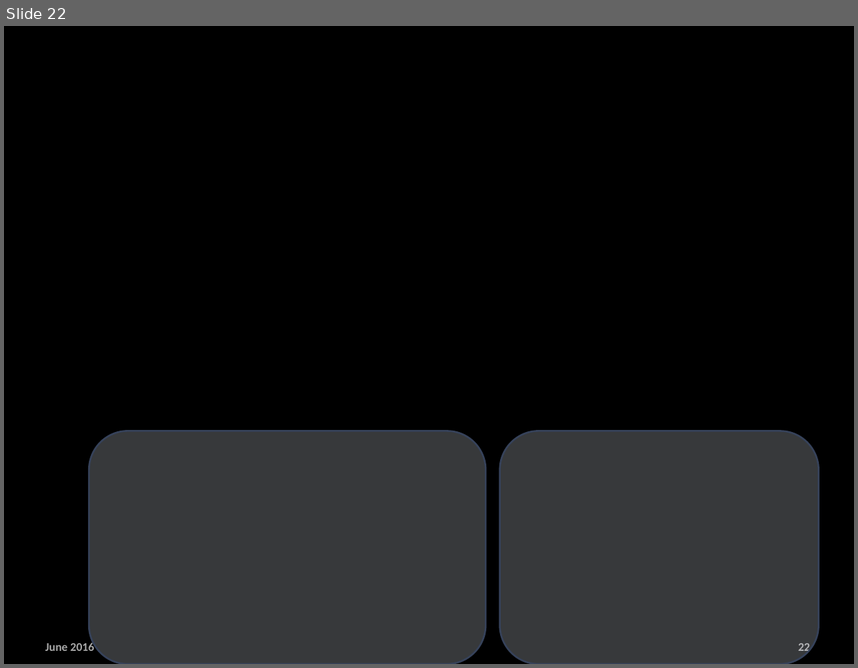
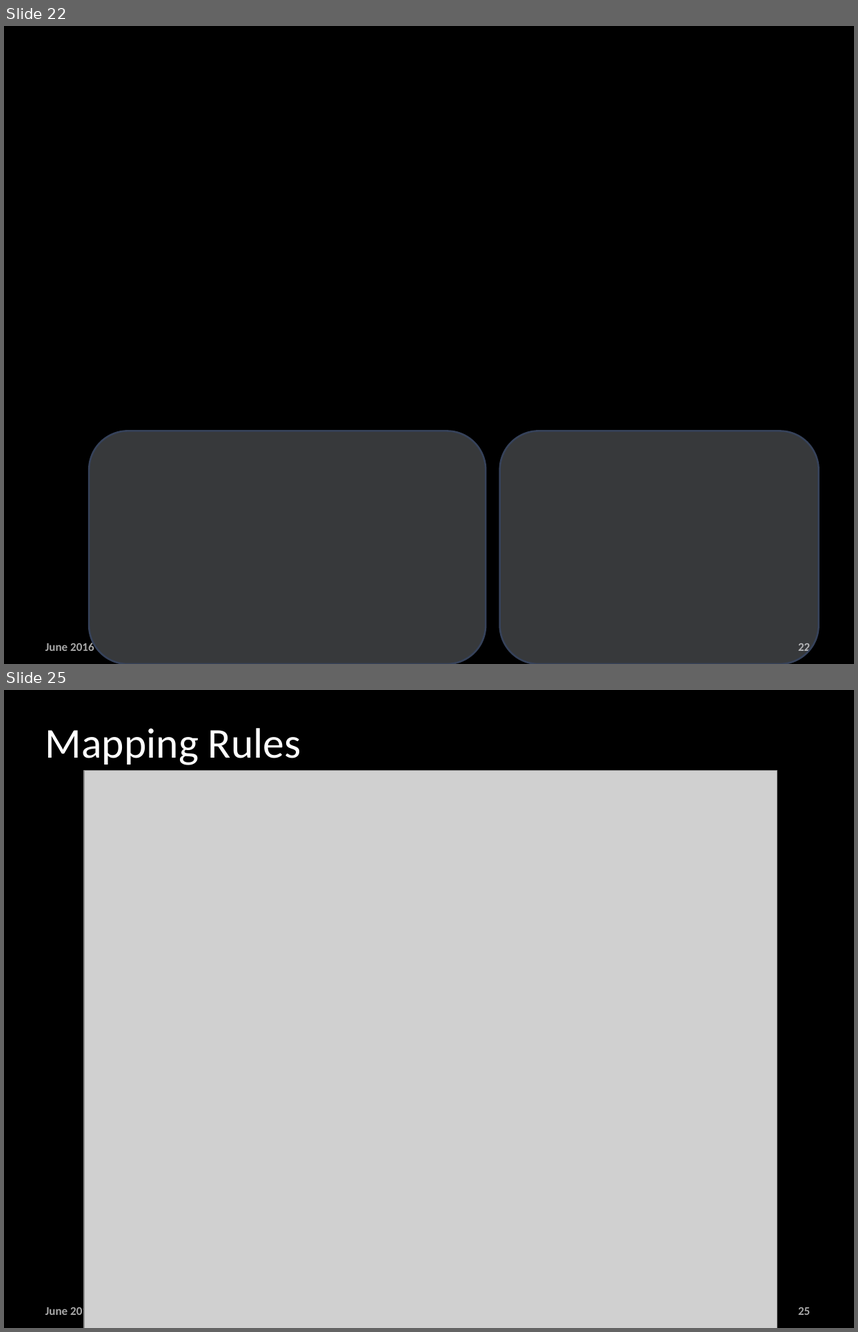
Before and after one commit to ModelDriven/SIMF, a slide deck: Presentations/SIMF_OMG_201606.pptx. Shown one above the other, each under a label of ours: slide 22 before the commit, slides 22 and 25 after it; the slides between them are not shown. The pictures are 858x668 and 858x1332 pixels, drawn with LibreOffice and Linux fonts; fonts in the diff are those of the drawing; grey boxes stand for pictures; background and template pictures are left out. Boxes give left, top, right and bottom in pixels: in the first picture for what was removed or moved away, otherwise in the second. Text is boxed around its words. In the diff, an @@ line names an element or a change of style, - is before the commit and + after.

```diff
--- a/Presentations/SIMF_OMG_201606.pptx
+++ b/Presentations/SIMF_OMG_201606.pptx
@@ slide 25 added at <box>4,690,854,1328</box>, background picture (left out); not listed: 1 template element that a slide beside it also shows @@
@@ title added at <box>45,728,301,765</box>, 36 pt, text #FFFFFF @@
+Mapping Rules
@@ picture added at <box>84,771,777,1328</box> @@
@@ text added at <box>45,1305,94,1318</box>, 10 pt, text #FFFFFF at 65% opacity, bold @@
+June 2016
@@ page number added at <box>798,1307,810,1314</box>, 10 pt, text #FFFFFF at 65% opacity, bold @@
+25
```
Also in this commit, not shown: 3 slides changed.
